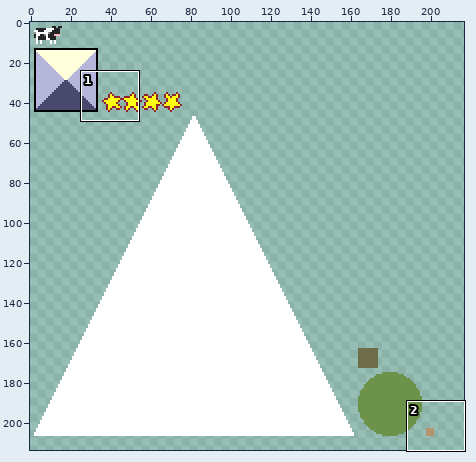
Edited in one commit: sprite sheet (ufo/android/assets/img/images.png). Above: a wide view before the commit, with the close-up outlined.
Close-up. Before the edit:
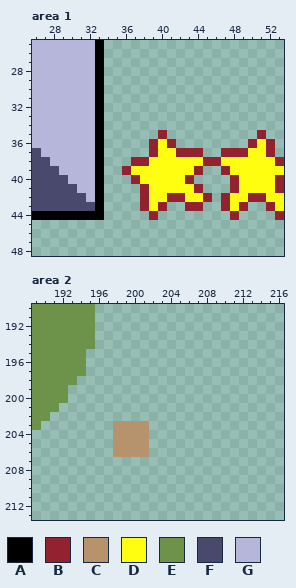
The file is 256x256 pixels. Shown: area 1: x 26..53, y 25..48; area 2: x 189..216, y 190..213. The wide view leaves out empty margins.
Palette (. is transparent): A #000000  B #92222f  C #b6926d  D #fffd10  E #6d9249  F #49496d  G #b6b6db
Pixels before, area 1, first column x 26:
25 GGGGGGGA....................
26 GGGGGGGA....................
27 GGGGGGGA....................
28 GGGGGGGA....................
29 GGGGGGGA....................
30 GGGGGGGA....................
31 GGGGGGGA....................
32 GGGGGGGA....................
33 GGGGGGGA....................
34 GGGGGGGA....................
35 GGGGGGGA......B..........B..
36 GGGGGGGA.....BDB........BDB.
37 FGGGGGGA.....BDDBBB..BBBDDB.
38 FFGGGGGA...BBDDDDDDBBDDDDDDB
39 FFFGGGGA..BDDDDDDDB..BDDDDDD
40 FFFFGGGA...BDDDDDB....BDDDDB
41 FFFFFGGA....BDDDDDB...BDDDDB
42 FFFFFFGA....BDDBBDDB.BDDBBDD
43 FFFFFFFA....BDB..BB..BDB..BD
44 AAAAAAAA.....B........B....B
Pixels before, area 2, first column x 189:
190 EEEEEEE......
191 EEEEEEE......
192 EEEEEEE......
193 EEEEEEE......
194 EEEEEEE......
195 EEEEEE.......
196 EEEEEE.......
197 EEEEEE.......
198 EEEEE........
199 EEEE.........
200 EEEE.........
201 EEE..........
202 EE...........
203 E........CCCC
204 .........CCCC
205 .........CCCC
206 .........CCCC
New version:
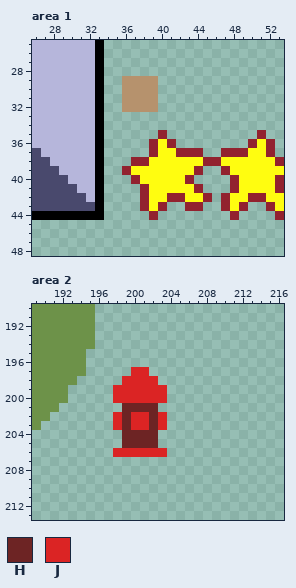
Colours new in this view: H #6d2424  J #db2424
Difference:
Area 1:
y 29..32: x 36..39 .... -> CCCC
Area 2:
y 197: x 200..201 .. -> JJ
y 198: x 199..202 .... -> JJJJ
y 199..200: x 198..203 ...... -> JJJJJJ
y 201: x 199..202 .... -> HHHH
y 202: x 198..203 ...... -> JHJJHJ
y 203: x 198..203 CCCC.. -> JHJJHJ
y 204..205: x 198..202 CCCC. -> .HHHH
y 206: x 198..203 CCCC.. -> JJJJJJ
